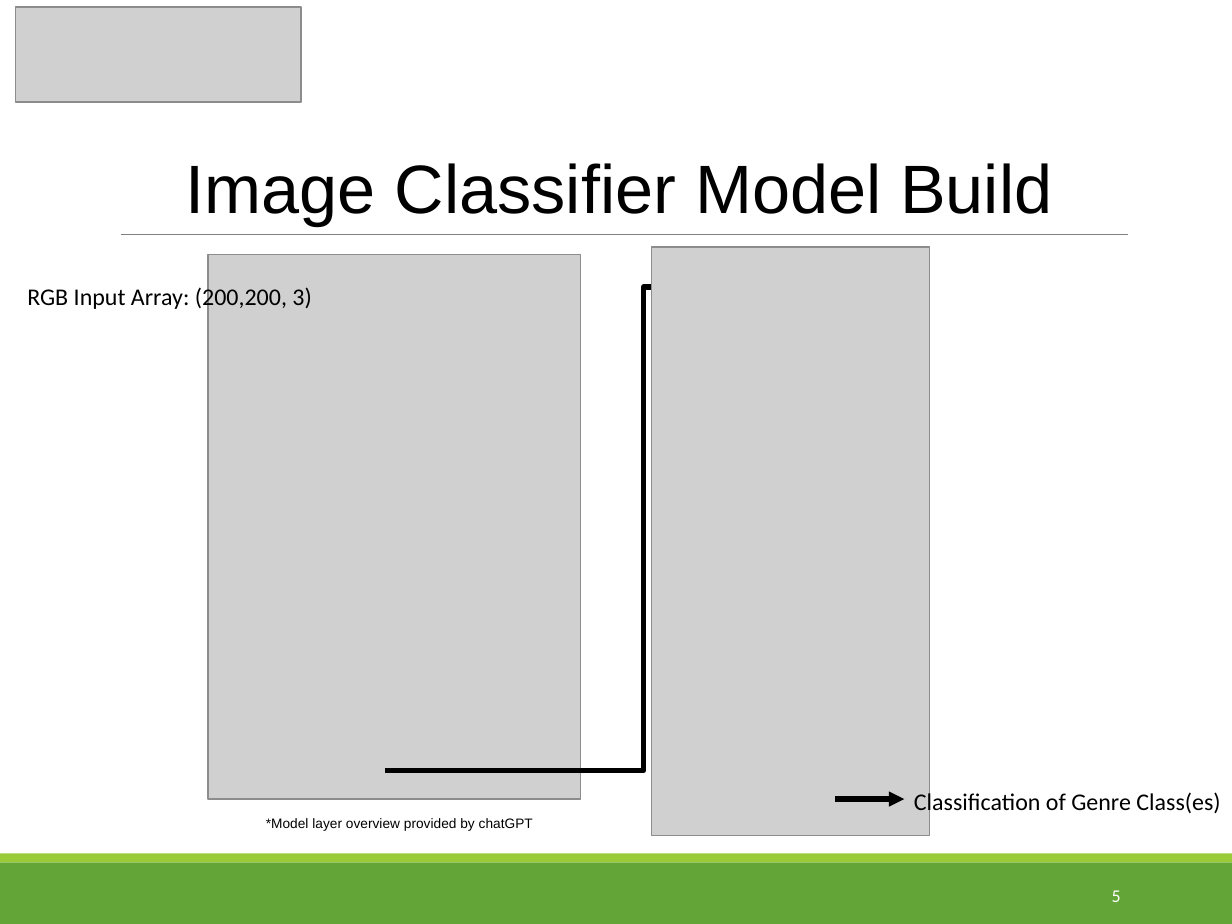
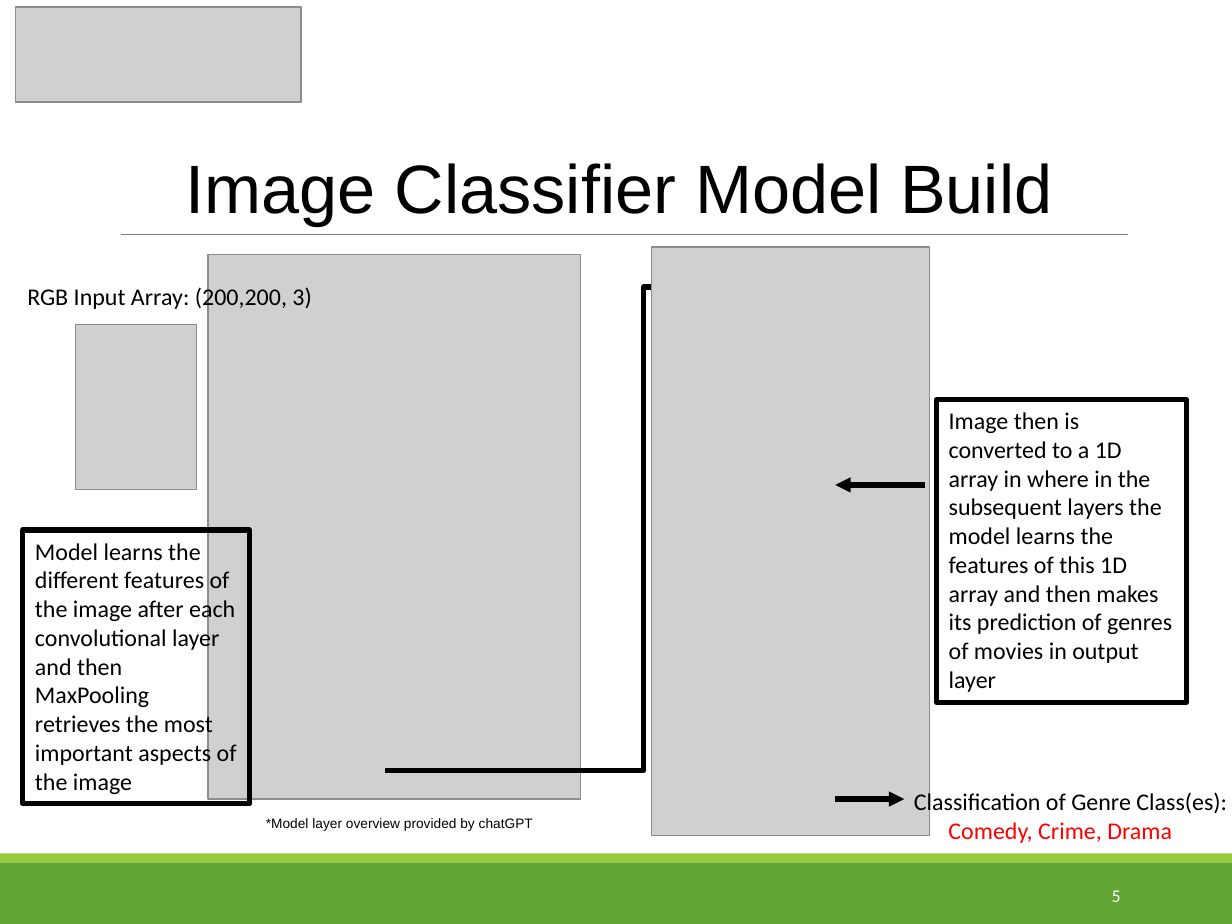
Before and after one commit to tpoozhikala/IMDB_Classification, a slide deck: slide 5 of 6_Documentation/IMDb_Classification_Presentation.pptx. Drawn at 1232x924 pixels with LibreOffice and Linux fonts; fonts in the diff are those of the drawing; grey boxes stand for pictures. Boxes give left, top, right and bottom in pixels: in the first picture for what was removed or moved away, otherwise in the second. Text is boxed around its words. In the diff, an @@ line names an element or a change of style, - is before the commit and + after.

```diff
--- a/6_Documentation/IMDb_Classification_Presentation.pptx
+++ b/6_Documentation/IMDb_Classification_Presentation.pptx
@@ picture added at [75, 324, 197, 489] @@
@@ rectangle added at [936, 399, 1186, 702], outline #000000 3 pt, 14 pt, text #000000 @@
+Image then is converted to a 1D array in where in the subsequent layers the model learns the features of this 1D array and then makes its prediction of genres of movies in output layer
@@ arrow added from (925, 485) to (835, 485), #000000 3 pt @@
@@ rectangle added at [23, 530, 250, 803], outline #000000 3 pt, 14 pt, text #000000 @@
+Model learns the different features of the image after each convolutional layer and then MaxPooling retrieves the most important aspects of the image
@@ text at [914, 790, 1227, 817]: text changed @@
-Classification of Genre Class(es)
+Classification of Genre Class(es):
@@ text added at [948, 822, 1172, 843], 14 pt, text #FF0000 @@
+Comedy, Crime, Drama
```
Also in this commit, not shown: 6 other slides changed, 2 other files.
